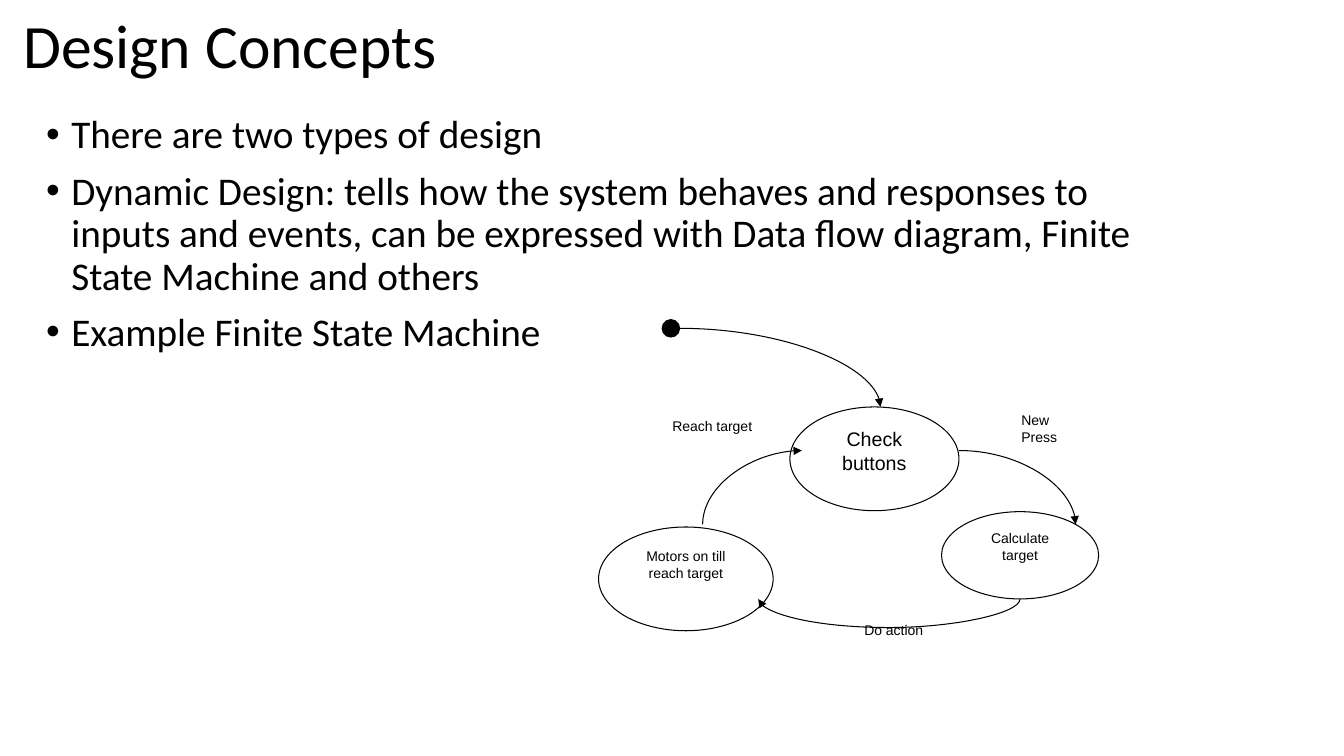
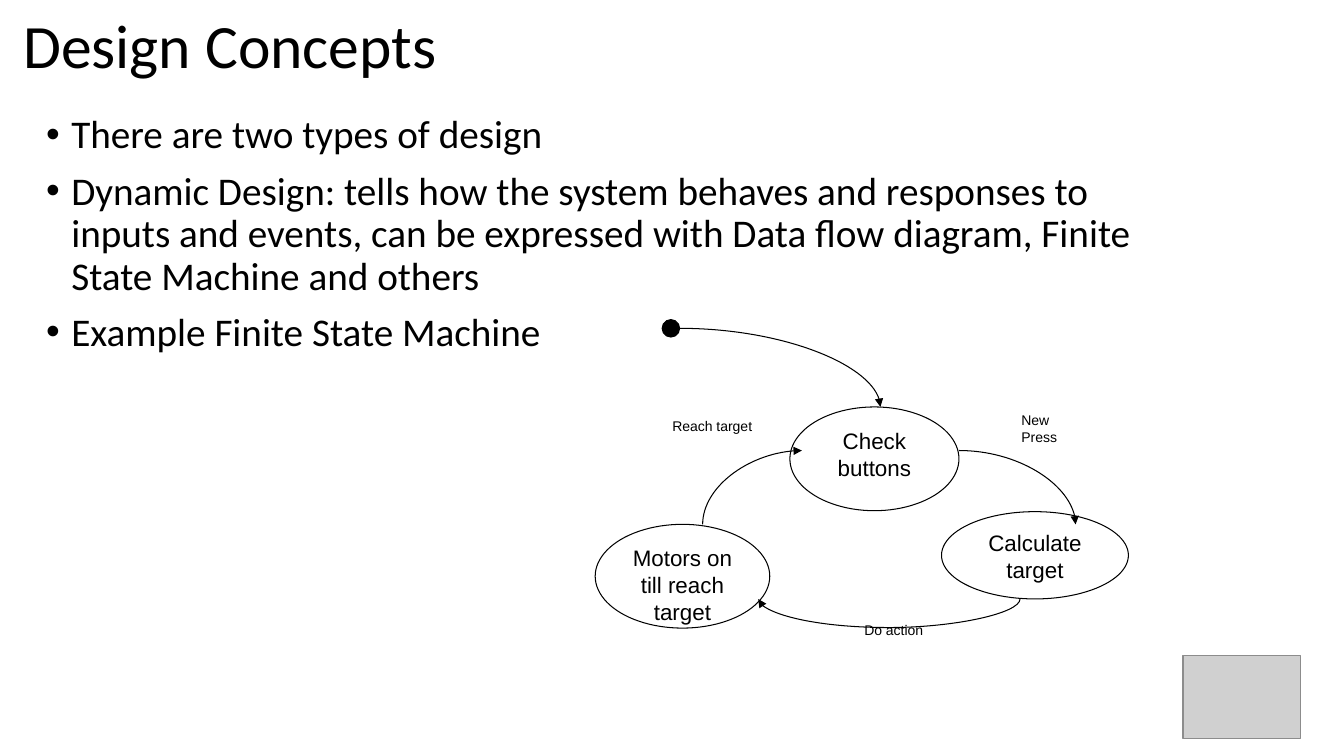
Before and after one commit to Mohamedsaied8/AMIT_labs, a slide deck: slide 26 of slides/embedded C.pptx. Drawn at 1344x756 pixels with LibreOffice and Linux fonts; fonts in the diff are those of the drawing; grey boxes stand for pictures. Boxes give left, top, right and bottom in pixels: in the first picture for what was removed or moved away, otherwise in the second. Text is boxed around its words. In the diff, an @@ line names an element or a change of style, - is before the commit and + after.

```diff
--- a/slides/embedded C.pptx
+++ b/slides/embedded C.pptx
@@ ellipse "Check buttons" at <box>790,407,960,511</box>: size 14 to 16 pt @@
@@ ellipse "Motors on till reach target": place and size @@
-ellipse "Motors on till reach target" at <box>599,527,773,631</box>
+ellipse "Motors on till reach target" at <box>595,524,769,628</box>
@@ ellipse "Motors on till reach target" at <box>595,524,769,628</box>: size 10 to 16 pt @@
@@ ellipse "Calculate target" at <box>942,512,1128,600</box>: size 10 to 16 pt @@
@@ ellipse "Calculate target": place and size @@
-ellipse "Calculate target" at <box>942,512,1099,600</box>
+ellipse "Calculate target" at <box>942,512,1128,600</box>
@@ picture added at <box>1184,656,1301,739</box> @@
```
Also in this commit, not shown: 32 other slides changed, 2 slides added, 2 slides removed.
